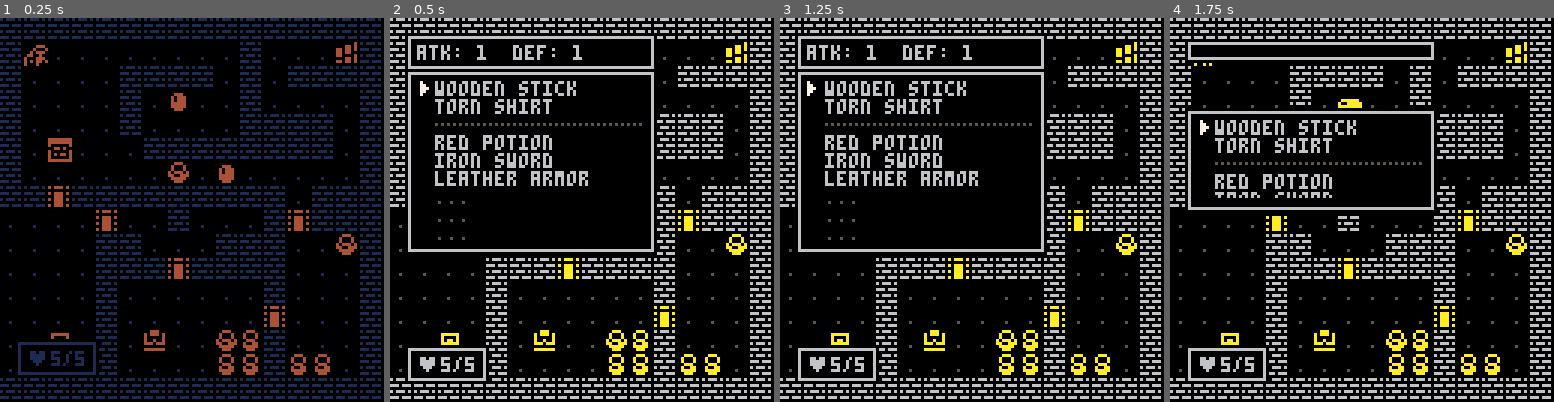
Above: before the commit, frames 1-4 (left to right).
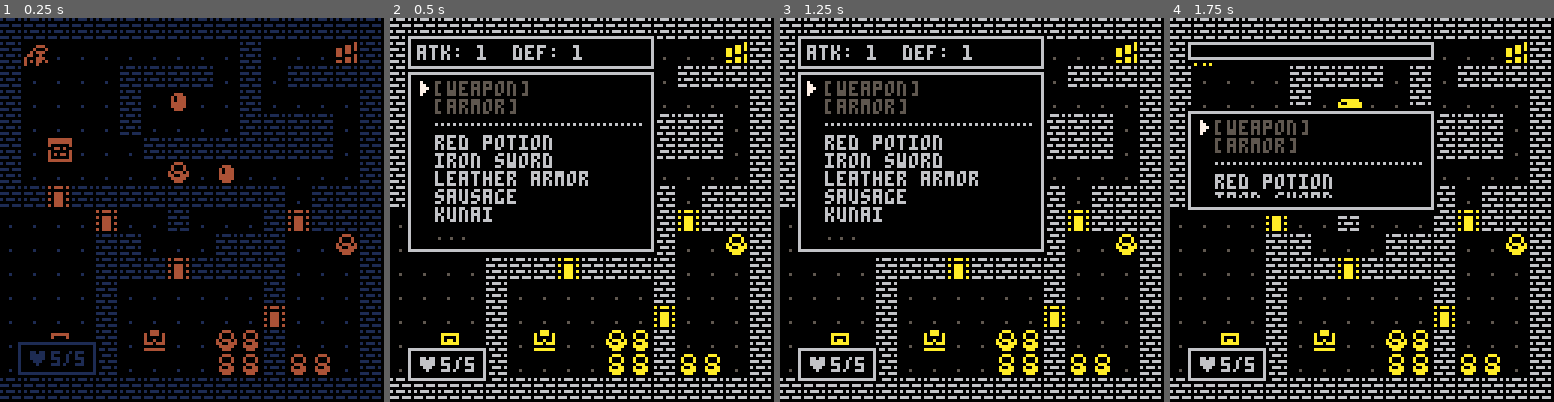
Above: after the commit, the same moments.

Repository: salty-max/pico-8
Game: PICO-8 cartridge carts/rouge/rouge.p8
Same seed, same stepped clock (60 frames per second), same inputs: the game is played once before the commit and once after it.
Inputs:
- Up to frame 1 (0.25 s): no input
- Up to frame 2 (0.5 s): tap X (X key) at 0.33 s
- Up to frame 3 (1.25 s): tap O (Z key) at 0.7 s; tap X (X key) at 1.07 s
- Up to frame 4 (1.75 s): hold Right from 1.6 s (still down); tap O (Z key) at 1.7 s

Frame 1 is identical in both runs. In frame 2, 2.4% of the frame differs, in the area x 11-66%, y 16-54%; in frame 3, 2.4%; in frame 4, 1.7%.

Commit message:
rouge: implements item menu

Diff:
--- a/carts/rouge/src/main.lua
+++ b/carts/rouge/src/main.lua
@@ -1,6 +1,6 @@
 -- bestiary indexes
--- 1: player
--- 2: slime
+-- 1: player, 240, 1 ,5, 4
+-- 2: slime, 192, 1, 2, 4
 
 bestiary = {
   anim = { 240, 192 }, -- first frame of animation
@@ -10,7 +10,8 @@
 }
 
 items = {
-  name = { "red potion", "iron sword", "leather armor" },
+  name = { "red potion", "iron sword", "leather armor", "sausage", "kunai" },
+  kind = { "drk", "wep", "arm", "fud", "thr" }
 }
 
 function _init()
@@ -54,6 +55,8 @@
   take_item(1)
   take_item(2)
   take_item(3)
+  take_item(4)
+  take_item(5)
 
   -- map opacity grid
   fog = blank_map(0)
--- a/carts/rouge/src/ui.lua
+++ b/carts/rouge/src/ui.lua
@@ -22,7 +22,7 @@
     wy += 4
 
     clip(wx, wy, ww - 8, wh - 8)
-    if w.cur_mode then
+    if w.cur then
       wx += 6
     end
     for i = 1, #w.txt do
@@ -106,30 +106,72 @@
 end
 
 function show_inv()
-  local txt = {}
+  local txt, col, itm, eqt = {}, {}
   _upd = update_inv
-  add(txt, "wooden stick")
-  add(txt, "torn shirt")
+  for i = 1, 2 do
+    itm = eqp[i]
+    if eqp[i] then
+      eqt = items.name[itm]
+      add(col, 6)
+    else
+      eqt = i == 1 and "[weapon]" or "[armor]"
+      add(col, 5)
+    end
+    add(txt, eqt)
+  end
   add(txt, "……………………………………")
+  add(col, 6)
   for i = 1, 6 do
+    itm = inv[i]
     if inv[i] then
-      add(txt, items.name[inv[i]])
+      add(txt, items.name[itm])
+      add(col, 6)
     else
       add(txt, "...")
+      add(col, 5)
     end
   end
   inv_box = add_window(5, 17, 84, 62, txt)
-  inv_box.cur_mode = true
   inv_box.cur = 1
-  inv_box.col = {6, 6, 5, 6, 6, 6, 5, 5, 5}
+  inv_box.col = col
+  curr_box = inv_box
 
   stat_box = add_window(5, 5, 84, 13, {"atk: 1  def: 1"})
 end
 
 function move_menu(w)
   if btnp(2) then
-    w.cur = max(1, w.cur - 1)
+    w.cur -= 1
+    w.cur = (curr_box == inv_box and w.cur == 3) and 2 or w.cur
   elseif btnp(3) then
-    w.cur = min(#w.txt, w.cur + 1)
+    w.cur += 1
+    w.cur = (curr_box == inv_box and w.cur == 3) and 4 or w.cur
   end
+  w.cur = (w.cur - 1) % #w.txt + 1
 end
+
+function show_use_menu()
+  local idx = inv_box.cur
+  local itm = idx < 3 and eqp[idx] or inv[idx - 3]
+  if itm == nil then return end
+
+  local knd, txt = items.kind[itm], {}
+
+  if knd == "wep" or knd == "arm" then
+    add(txt, "equip")
+  elseif knd == "fud" then
+    add(txt, "eat")
+  elseif knd == "drk" then
+    add(txt, "drink")
+  end
+
+  if knd == "thr" or knd == "fud" then
+    add(txt, "throw")
+  end
+
+  add(txt, "drop")
+
+  itm_menu_box = add_window(84, idx * 6 + 11, 36, 7 + #txt * 6, txt)
+  itm_menu_box.cur = 1
+  curr_box = itm_menu_box
+end
--- a/carts/rouge/src/update.lua
+++ b/carts/rouge/src/update.lua
@@ -50,10 +50,23 @@
 
 function update_inv()
   if btnp(4) then
-    _upd = update_game
-    inv_box.dur = 0
-    stat_box.dur = 0
+    if curr_box == inv_box then
+      _upd = update_game
+      inv_box.dur = 0
+      stat_box.dur = 0
+    elseif curr_box == itm_menu_box then
+      itm_menu_box.dur = 0
+      curr_box = inv_box
+    end
   end
 
-  move_menu(inv_box)
+  if btnp(5) then
+    if curr_box == inv_box and inv_box.cur != 3 then
+      show_use_menu()
+    elseif curr_box == itm_menu_box then
+      -- use item
+    end
+  end
+
+  move_menu(curr_box)
 end
